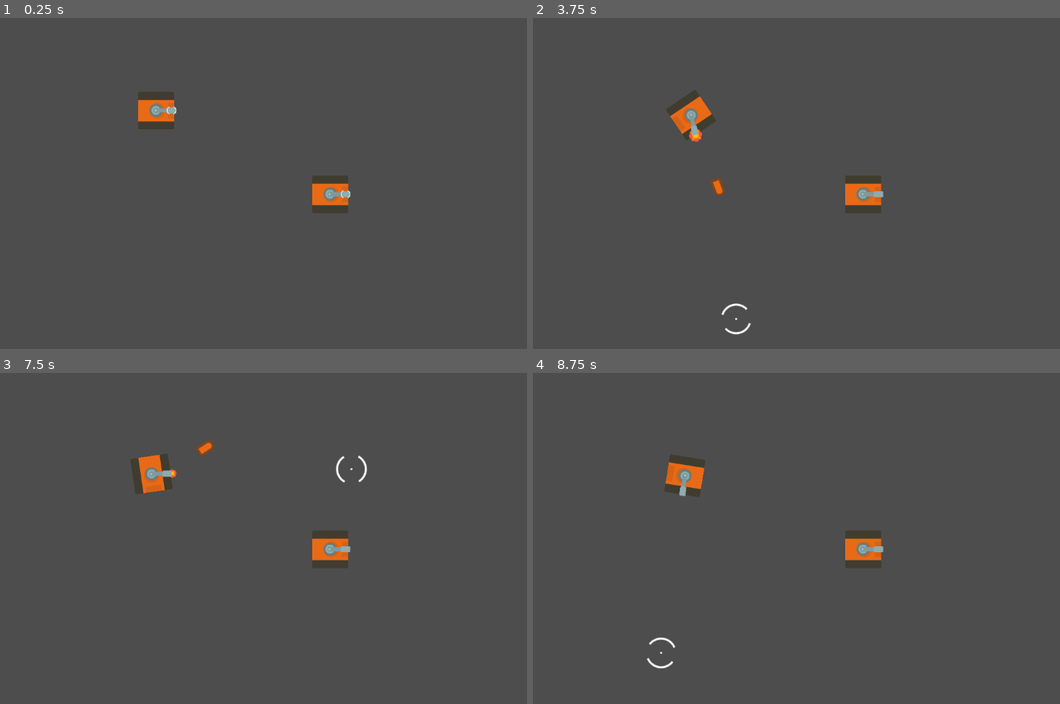
Above: before the commit, frames 1-4 (two rows, left to right).
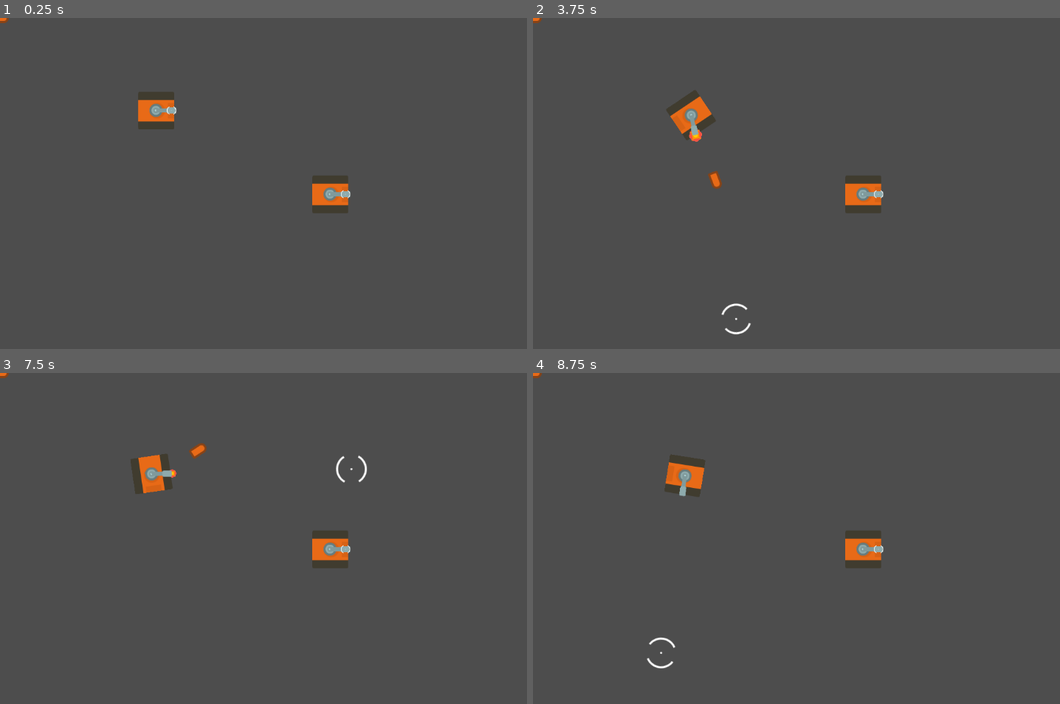
Above: after the commit, the same moments.

Repository: KakCmambnporpawwucmow/tanks_kidz
Game: Godot game, scene res://layers/test.tscn
Same seed, same stepped clock (60 frames per second), same inputs: the game is played once before the commit and once after it.
Inputs (mouse positions are in pixels of both pictures, inside the frame that each line leads up to):
- Up to frame 1 (0.25 s): no input
- Up to frame 2 (3.75 s): tap Enter at 0.5 s; move the mouse to (959, 166) at 0.52 s; hold E (ammo_ap) 0.53-1.28 s; hold D (rotate_right) 0.53-2.03 s; tap W (move_forward) at 0.77, 1.52, 3.02 s; move the mouse to (712, 200) at 1.27 s; tap R (ammo_he) at 1.35 s; move the mouse to (886, 110) at 2.02 s; hold A (rotate_left) 2.03-2.78 s; hold F (ammo_heat) 2.03-2.78 s; move the mouse to (796, 249) at 2.77 s; hold D (rotate_right) from 2.78 s (still down); tap C (ammo_missile) at 2.85 s; move the mouse to (1007, 233) at 3.52 s; press the mouse at (1007, 233) at 3.53 s
- Up to frame 3 (7.5 s): tap W (move_forward) at 3.77, 4.52, 6.02, 6.77 s; move the mouse to (115, 488) at 4.27 s; release D (rotate_right) at 4.28 s; release the mouse at (115, 488) at 4.28 s; hold A (rotate_left) 4.28-5.03 s; tap E (ammo_ap) at 4.35 s; move the mouse to (326, 538) at 5.02 s; hold D (rotate_right) 5.03-5.78 s; hold R (ammo_he) 5.03-5.78 s; move the mouse to (205, 455) at 5.77 s; hold A (rotate_left) 5.78-7.28 s; tap F (ammo_heat) at 5.85 s; move the mouse to (426, 521) at 6.52 s; hold C (ammo_missile) 6.53-7.28 s; move the mouse to (179, 555) at 7.27 s; hold D (rotate_right) from 7.28 s (still down); click (179, 555) at 7.35 s
- Up to frame 4 (8.75 s): keep holding D (rotate_right); tap W (move_forward) at 7.52 s; move the mouse to (886, 465) at 8.02 s; hold E (ammo_ap) from 8.03 s (still down)

The runs differ from the first frame. In frame 1, less than 0.1% of the frame differs, in the area x 0-2%, y 0-2%; in frame 2, 0.1%; in frame 3, 0.2%, in the area x 0-67%, y 0-55%; in frame 4, less than 0.1%.
Error in both runs: Invalid call. Nonexistent function 'get_remaining_ammo' in base 'Node (WeaponSystem)'. (res://entities/tanks/base/tank.gd:81)

Commit message:
FIX
Исправлена ошибка обновления позиции прицела.

Diff:
--- a/entities/projectiles/projectile.gd
+++ b/entities/projectiles/projectile.gd
@@ -19,11 +19,18 @@
 var _distance_traveled: float = 0.0
 var _original_direction: Vector2  # Исходное направление без рассеивания
 var _damage:int = 0
+var _owner_tank:Tank = null
 
 func _ready():
 	assert(armor_component != null, "Projectile: ArmorComponent must be assigned")
 	assert(health_component != null, "Projectile: HealthComponent must be assigned")
 	$PenetrationMarker.visible = false
+
+func set_owner_tank(tank:Tank):
+	_owner_tank = tank
+
+func get_owner_tank()->Tank:
+	return _owner_tank
 
 func set_damage(damage:int):
 	_damage = damage
@@ -75,3 +82,7 @@
 
 func _on_visible_on_screen_notifier_2d_screen_exited() -> void:
 	queue_free()
+
+func _on_armor_component_armor_ricochet(hit_angle: float) -> void:
+	#linear_velocity = linear_velocity * hit_angle
+	pass
--- a/entities/projectiles/projectile.tscn
+++ b/entities/projectiles/projectile.tscn
@@ -124,6 +124,7 @@
 }
 
 [connection signal="screen_exited" from="VisibleOnScreenNotifier2D" to="." method="_on_visible_on_screen_notifier_2d_screen_exited"]
+[connection signal="armor_ricochet" from="ArmorComponent" to="." method="_on_armor_component_armor_ricochet"]
 [connection signal="damage_done" from="ArmorComponent" to="." method="_on_armor_component_damage_done"]
 [connection signal="death" from="HealthComponent" to="." method="on_death"]
 [connection signal="animation_finished" from="AnimationPlayer" to="." method="_on_animation_player_animation_finished"]
--- a/entities/tanks/base/smart_crosshair.gd
+++ b/entities/tanks/base/smart_crosshair.gd
@@ -8,10 +8,6 @@
 var tween_move:Tween = null
 var delta_scale = max_scale.x - min_scale.x
 var last_position:Vector2 = Vector2.ZERO
-
-func _input(event):
-	if event is InputEventMouseMotion:
-		update_position()
 
 func move(distance:int):
 	if tween_move != null && tween_move.is_valid():
--- a/entities/tanks/base/tank.tscn
+++ b/entities/tanks/base/tank.tscn
@@ -59,26 +59,22 @@
 missile_round = NodePath("missile")
 
 [node name="ap" parent="WeaponSystem" instance=ExtResource("8_p8ptd")]
-visible = false
 freeze = true
 contact_monitor = false
 max_contacts_reported = 0
 show_trajectory = false
 
 [node name="heat" parent="WeaponSystem" instance=ExtResource("9_fjw05")]
-visible = false
 freeze = true
 contact_monitor = false
 max_contacts_reported = 0
 
 [node name="he" parent="WeaponSystem" instance=ExtResource("10_1jco5")]
-visible = false
 freeze = true
 contact_monitor = false
 max_contacts_reported = 0
 
 [node name="missile" parent="WeaponSystem" instance=ExtResource("11_oyii4")]
-visible = false
 freeze = true
 contact_monitor = false
 max_contacts_reported = 0
--- a/entities/tanks/base/turret.tscn
+++ b/entities/tanks/base/turret.tscn
@@ -207,7 +207,7 @@
 script = ExtResource("6_txwkl")
 
 [node name="Marker2D" type="Marker2D" parent="."]
-position = Vector2(60, 0)
+position = Vector2(45, 0)
 
 [node name="AnimationPlayer" type="AnimationPlayer" parent="."]
 active = false
